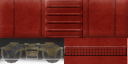
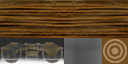
The second 128x64 image is a revision of the first. Changes to its layers:
hid group "Group 1" (10 layers) over [left=0, top=0, right=128, bottom=64]
showed group "Group 2" (6 layers) over [left=0, top=0, right=128, bottom=64]
